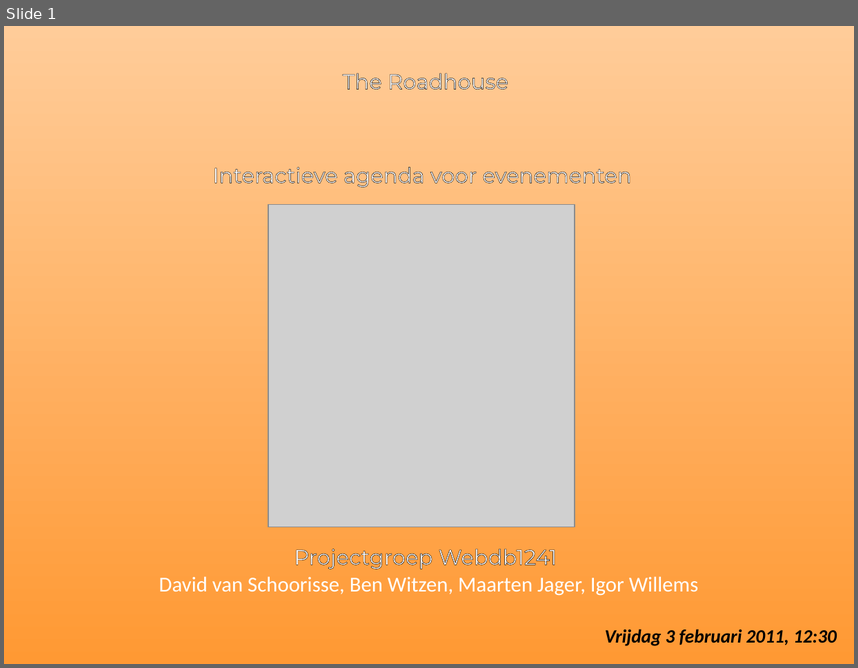
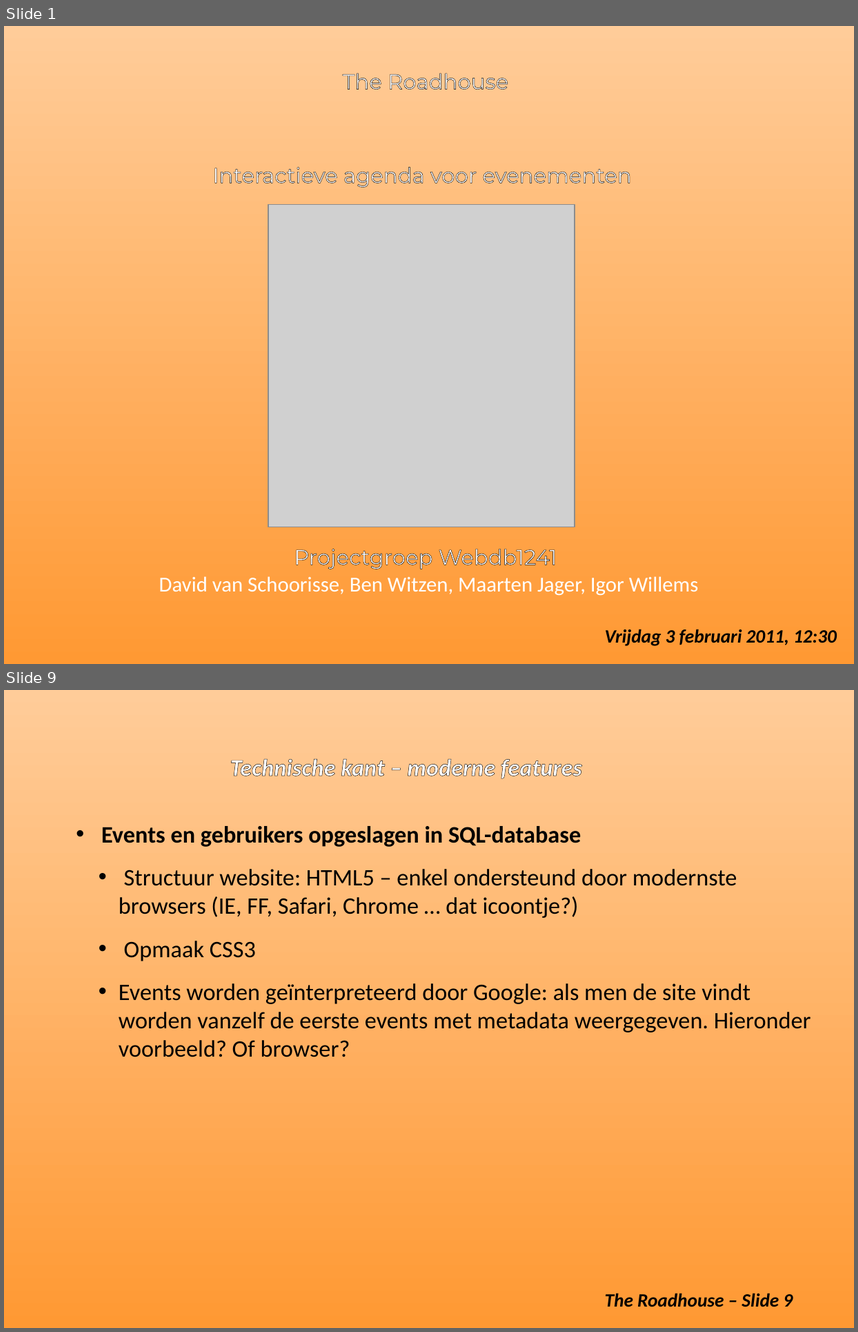
Before and after one commit to MaartenJager/Public_Agenda, a slide deck: Presentation2.ppt. Shown one above the other, each under a label of ours: slide 1 before the commit, slides 1 and 9 after it; the slides between them are not shown. The pictures are 858x668 and 858x1332 pixels, drawn with LibreOffice and Linux fonts; fonts in the diff are those of the drawing; grey boxes stand for pictures. Boxes give left, top, right and bottom in pixels: in the first picture for what was removed or moved away, otherwise in the second. Text is boxed around its words. In the diff, an @@ line names an element or a change of style, - is before the commit and + after.

```diff
--- a/Presentation2.ppt
+++ b/Presentation2.ppt
@@ slide 9 added at [4,690,854,1328], background gradient #FFCC99 to #FF9933 @@
@@ text added at [230,759,582,779], 20 pt, text #FFFFFF, bold, italic @@
+Technische kant – moderne features
@@ text added at [101,826,811,1057], 20 pt, text #000000 @@
+• Events en gebruikers opgeslagen in SQL-database
+  • Structuur website: HTML5 – enkel ondersteund door modernste browsers (IE, FF, Safari, Chrome … dat icoontje?)
+  • Opmaak CSS3
+  • Events worden geïnterpreteerd door Google: als men de site vindt worden vanzelf de eerste events met metadata weergegeven. Hieronder voorbeeld? Of browser?
@@ text added at [605,1292,793,1307], 16 pt, text #000000, bold, italic @@
+The Roadhouse – Slide 9
```
Also in this commit, not shown: 2 slides changed, 6 other slides added, 5 slides removed.
